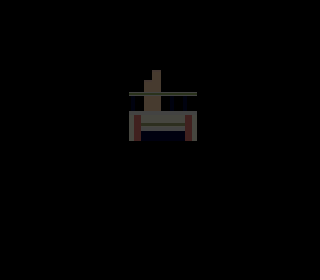
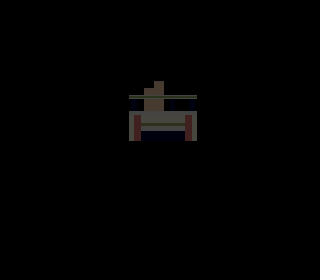
Comparing the layer stacks of the two 320 × 280 images. Changes:
painted on "Sichtbar" over [left=129, top=70, right=197, bottom=111]
painted on "locker_wall" over [left=144, top=70, right=164, bottom=90]
painted on "locker_bg" over [left=144, top=70, right=164, bottom=111]
painted on "stripes_wall" over [left=129, top=93, right=197, bottom=98]
painted on "concrete_wall-Kopie" over [left=129, top=92, right=197, bottom=99]
painted on "truss" over [left=131, top=92, right=195, bottom=111]
